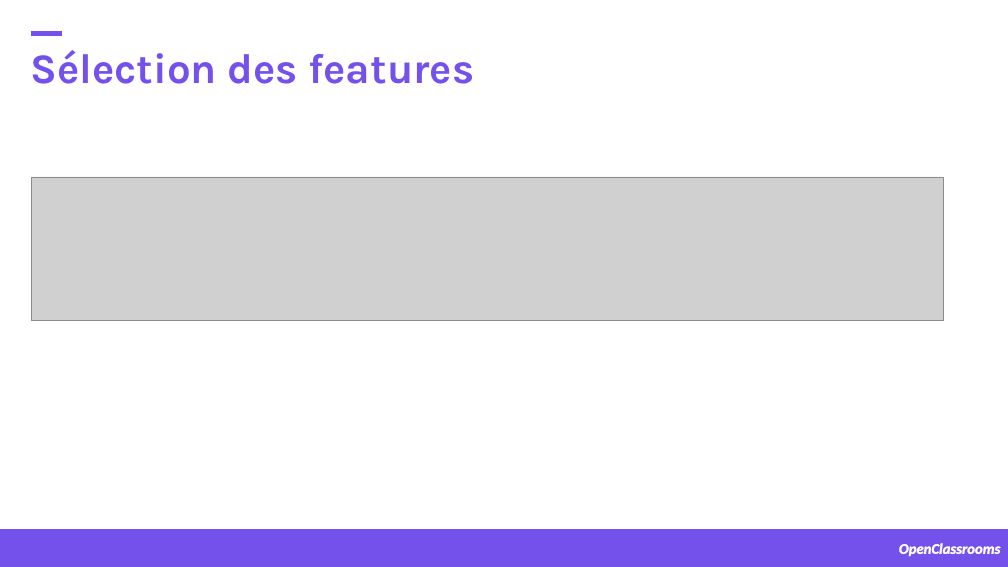
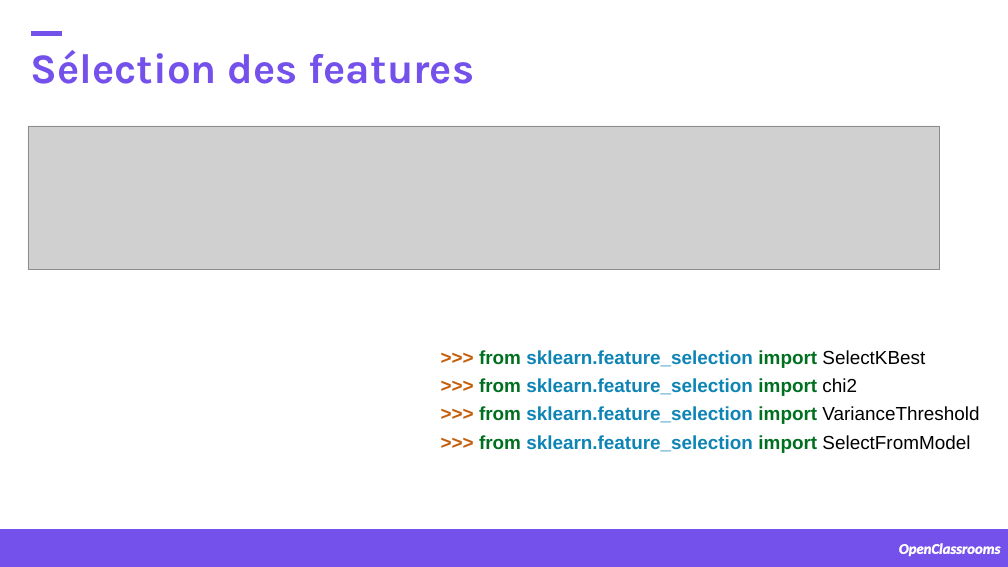
Before and after one commit to samirhinojosa/OC-P4-consumption-needs-of-buildings, a slide deck: slide 4 of supports/08252021.pptx (slide 3 before the commit). Drawn at 1008x567 pixels with LibreOffice and Linux fonts; fonts in the diff are those of the drawing; grey boxes stand for pictures; background and template pictures are left out. Boxes give left, top, right and bottom in pixels: in the first picture for what was removed or moved away, otherwise in the second. Text is boxed around its words. In the diff, an @@ line names an element or a change of style, - is before the commit and + after.

```diff
--- a/supports/08252021.pptx
+++ b/supports/08252021.pptx
@@ picture: place and size @@
-picture at (31,177,943,321)
+picture at (28,126,940,270)
@@ text added at (479,350,979,453), 18 pt, text #0E84B5, bold @@
+>>> from sklearn.feature_selection import SelectKBest
+>>> from sklearn.feature_selection import chi2
+>>> from sklearn.feature_selection import VarianceThreshold
+>>> from sklearn.feature_selection import SelectFromModel
```
Also in this commit, not shown: 13 other slides changed, 2 slides added, 39 other files.
